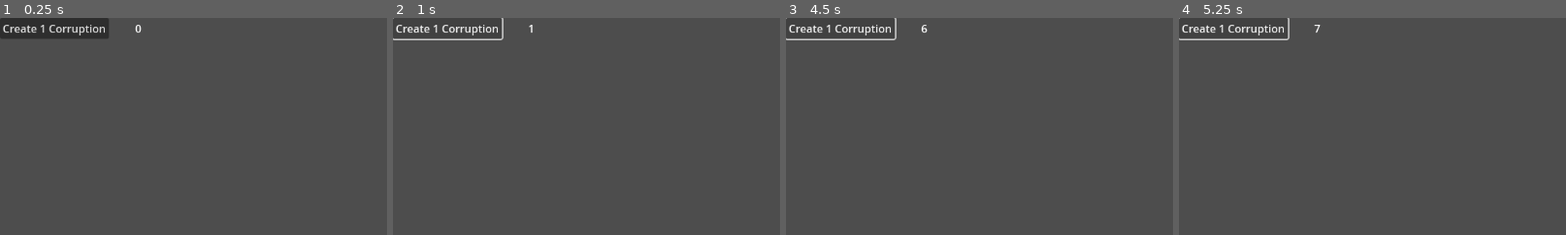
Above: before the commit, frames 1-4 (left to right).
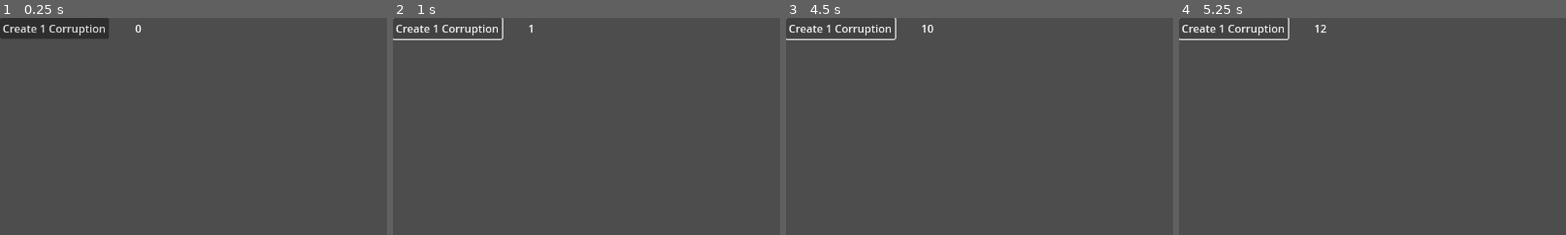
Above: after the commit, the same moments.

Repository: wfay42/corruption-clicker
Game: Godot game, scene res://gameplay.tscn
Two runs of this game, one before a commit and one after it. Both use one fixed random seed, a clock stepped at 60 frames per second and the inputs below. The project has no main scene, so this scene is started directly.
Inputs:
- Up to frame 1 (0.25 s): no input
- Up to frame 2 (1 s): click "Create 1 Corruption" at 0.5 s
- Up to frame 3 (4.5 s): click "Create 1 Corruption" at 1.25 s; click "Create 1 Corruption" at 2 s; tap Enter at 2.75, 4.25 s; tap Space at 3.5 s
- Up to frame 4 (5.25 s): tap Space at 5 s
The pictures show only the part of the screen within x 0-50%, y 0-50%; the shares and areas given below are measured in that part.

Frames 1-2 are identical in both runs. In frame 3, less than 0.1% of the frame differs, in the area x 34-39%, y 3-7%; in frame 4, less than 0.1%.

Commit message:
Adding in datamodel, and _hidden_value_controller handles incremental ticks

Diff:
--- /dev/null
+++ b/datamodel/UpgradeDescription.gd
@@ -0,0 +1,20 @@
+class_name UpgradeDescription extends Object
+
+"""
+class UpgradeDescription
+	int id
+	String name
+	float cost
+	func whatItDoes - necessitates a way to run all of these functions at runtime
+"""
+
+var _id: int
+var _name: String
+var _cost
+var _multiplier
+
+func _init(id: int, name: String, cost: int):
+	_id = id
+	_name = name
+	_cost = cost
+	_multiplier = 1.0
--- /dev/null
+++ b/datamodel/UpgradeList.gd
@@ -0,0 +1,13 @@
+class_name UpgradeList extends Object
+
+"""
+List of all upgrades
+	Immutable Dictionary
+	Maps numerical IDs to Upgrade object
+"""
+
+func _init():
+	pass
+
+func add(element: UpgradeDescription) -> void:
+	pass
--- a/gameplay/_hidden_value_controller.gd
+++ b/gameplay/_hidden_value_controller.gd
@@ -1,11 +1,15 @@
 extends Node2D
 
 signal corruption_changed(new_corruption)
+const CORRUPTION_CHANGED_NAME = "corruption_changed"
 
 var _total_corruption = 0.0
 
-# TODO: make this settable/changeable
-var _corruption_value = 1.0
+var _corruption_click_value = 1.0
+var _corruption_per_second = 1.0
+
+func update_corruption_rate() -> void:
+	pass
 
 # Called when the node enters the scene tree for the first time.
 func _ready() -> void:
@@ -14,9 +18,11 @@
 
 # Called every frame. 'delta' is the elapsed time since the previous frame.
 func _process(delta: float) -> void:
-	pass
+	_total_corruption += (_corruption_per_second * delta)
+	emit_signal(CORRUPTION_CHANGED_NAME, _total_corruption)
 
 
 func _on_corruption_button_pressed() -> void:
-	_total_corruption += _corruption_value
-	emit_signal("corruption_changed", _total_corruption)
+	_total_corruption += _corruption_click_value
+	# NOTE: we do not emit the CORRUPTION_CHANGED_NAME signal here because it
+	# gets emitted after every _process call
--- a/gameplay/upgrades.gd
+++ b/gameplay/upgrades.gd
@@ -1,4 +1,16 @@
 extends ItemList
+
+"""
+class UpgradeDescription
+	int id
+	String name
+	float cost
+	func whatItDoes - necessitates a way to run all of these functions at runtime
+
+List of all upgrades
+	Immutable Dictionary
+	Maps numerical IDs to Upgrade object
+"""
 
 var _upgrades = {
 	"Increase Corruption production": 15
Not shown, added: datamodel/UpgradeDescription.gd.uid
Not shown, added: datamodel/UpgradeList.gd.uid
